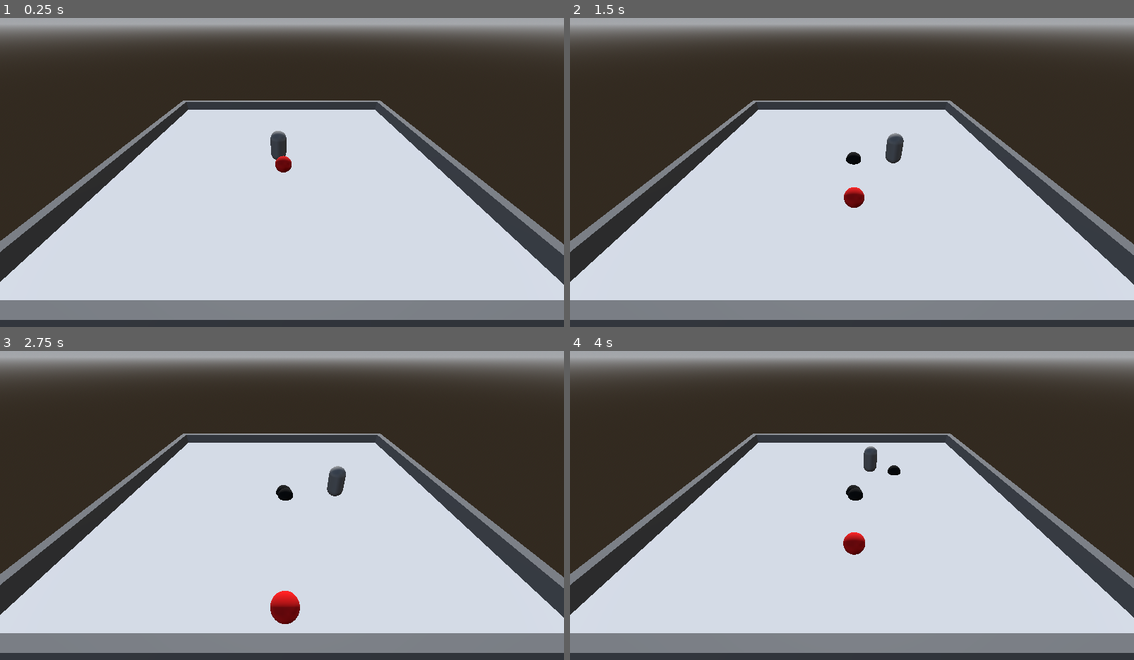
Above: before the commit, frames 1-4 (two rows, left to right).
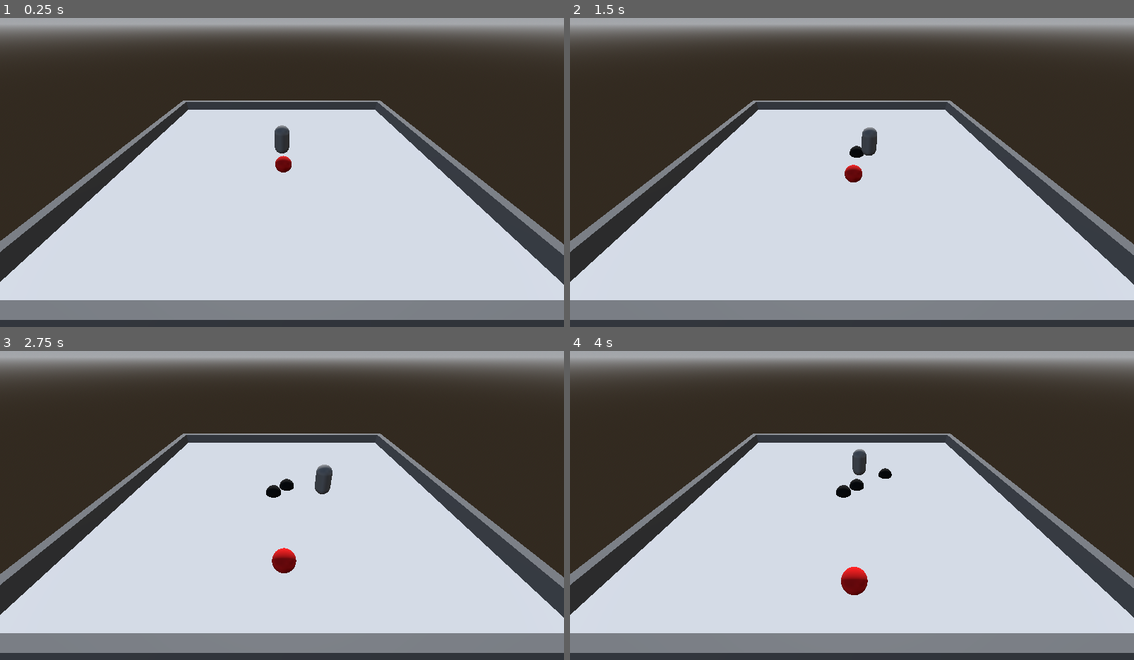
Above: after the commit, the same moments.

Repository: imalexlov1/BomberMan
Game: Godot game, scene res://bomberman/main.tscn
Two runs of this game, one before a commit and one after it. Both use one fixed random seed, a clock stepped at 60 frames per second and the inputs below.
Inputs:
- Up to frame 1 (0.25 s): no input
- Up to frame 2 (1.5 s): hold D (droite) 0.53-1.28 s; tap Keypad 0 (poser_bombe) at 0.6 s; hold Left (gauche) from 1.28 s (still down); tap S (reculer) at 1.35 s
- Up to frame 3 (2.75 s): release Left (gauche) at 2.03 s; hold D (droite) from 2.03 s (still down); tap Keypad 0 (poser_bombe) at 2.1 s
- Up to frame 4 (4 s): release D (droite) at 2.78 s; hold W (avancer) 2.78-3.53 s; tap S (reculer) at 2.85 s; hold Left (gauche) from 3.53 s (still down); tap Keypad 0 (poser_bombe) at 3.6 s

The runs differ from the first frame. In frame 1, 0.2% of the frame differs, in the area x 47-52%, y 34-46%; in frame 2, 0.9%; in frame 3, 1.4%, in the area x 47-62%, y 36-89%; in frame 4, 1.2%.

Commit message:
update bomb

Diff:
--- /dev/null
+++ b/bomberman/bombe/bombe.gd
@@ -0,0 +1,16 @@
+extends StaticBody3D
+
+
+# Called when the node enters the scene tree for the first time.
+func _ready() -> void:
+	pass # Replace with function body.
+
+
+# Called every frame. 'delta' is the elapsed time since the previous frame.
+func _process(delta: float) -> void:
+	pass
+
+
+func _on_timer_timeout() -> void:
+	print("BOUM !")
+	queue_free()
--- a/bomberman/bombe/bombe.tscn
+++ b/bomberman/bombe/bombe.tscn
@@ -1,4 +1,6 @@
-[gd_scene load_steps=4 format=3 uid="uid://cijpbbqj6k15g"]
+[gd_scene load_steps=5 format=3 uid="uid://cijpbbqj6k15g"]
+
+[ext_resource type="Script" uid="uid://behwmbpod5mow" path="res://bomberman/bombe/bombe.gd" id="1_muddk"]
 
 [sub_resource type="SphereShape3D" id="SphereShape3D_mqpxn"]
 
@@ -11,14 +13,18 @@
 [node name="Bombe" type="Node3D"]
 transform = Transform3D(1, 0, 0, 0, 1, 0, 0, 0, 1, 0, 0.6543212, 0)
 
-[node name="RigidBody3D" type="RigidBody3D" parent="."]
+[node name="StaticBody3D" type="StaticBody3D" parent="."]
+script = ExtResource("1_muddk")
 
-[node name="CollisionShape3D" type="CollisionShape3D" parent="RigidBody3D"]
+[node name="CollisionShape3D" type="CollisionShape3D" parent="StaticBody3D"]
 shape = SubResource("SphereShape3D_mqpxn")
+
+[node name="Timer" type="Timer" parent="StaticBody3D"]
+wait_time = 3.0
+one_shot = true
+autostart = true
 
 [node name="MeshInstance3D" type="MeshInstance3D" parent="."]
 mesh = SubResource("SphereMesh_muddk")
 
-[node name="Timer" type="Timer" parent="."]
-wait_time = 3.0
-autostart = true
+[connection signal="timeout" from="StaticBody3D/Timer" to="StaticBody3D" method="_on_timer_timeout"]
--- a/bomberman/main.tscn
+++ b/bomberman/main.tscn
@@ -30,6 +30,7 @@
 [node name="Sol" parent="." instance=ExtResource("2_45vn0")]
 
 [node name="Bombe" parent="." instance=ExtResource("3_qpluv")]
+transform = Transform3D(1, 0, 0, 0, 1, 0, 0, 0, 1, 2.906168, 0.4771459, 0)
 visible = false
 
 [node name="Personnage" parent="." instance=ExtResource("4_fnspe")]
Not shown, added: bomberman/bombe/bombe.gd.uid
